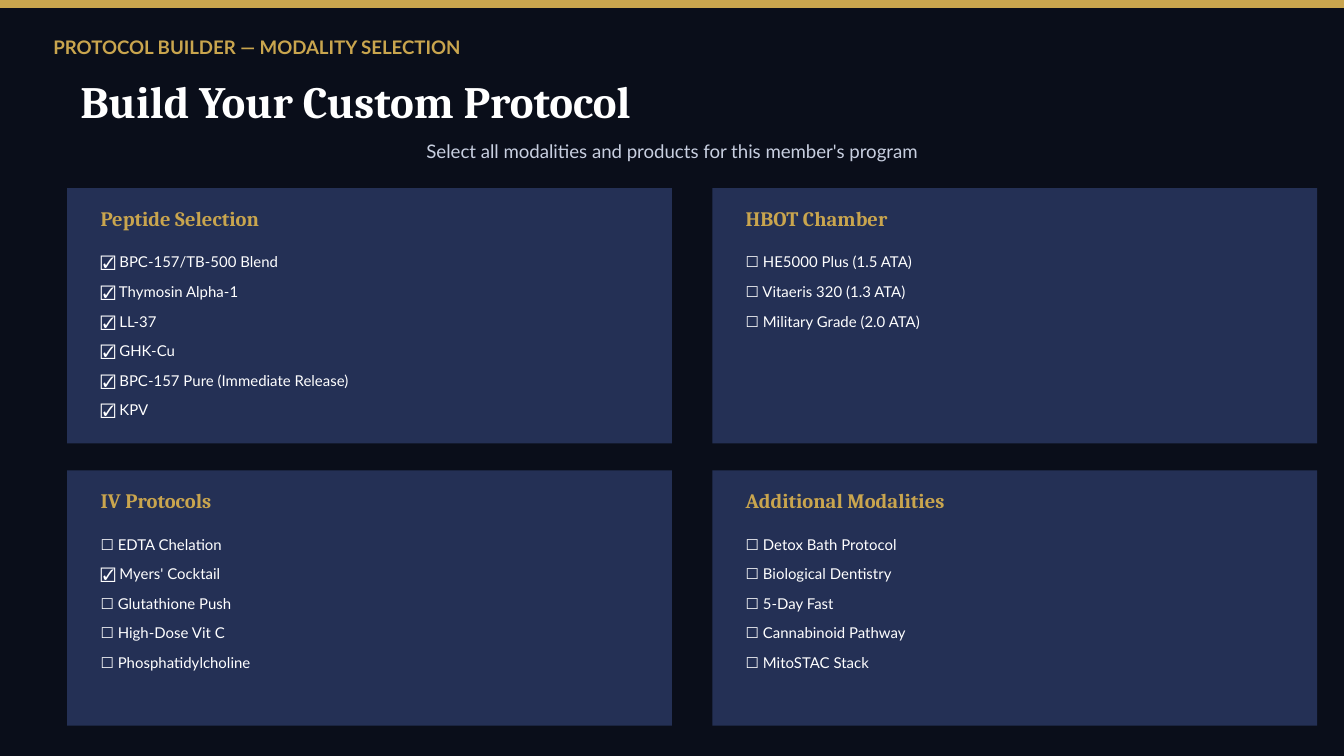
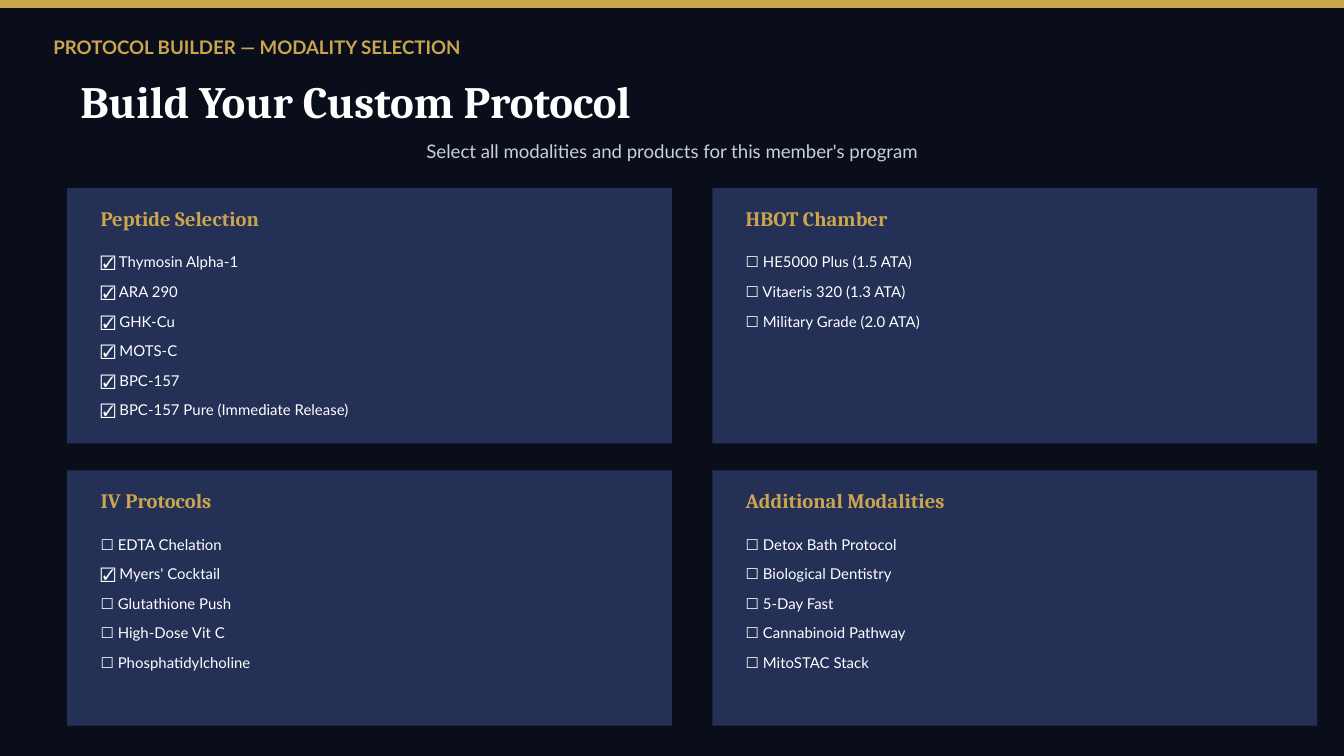
Before and after one commit to bfiveash22/ALLIO-ON-REPLIT, a slide deck: slide 35 of artifacts/api-server/generated-protocols/Annette_Gomer_Protocol_Presentation.pptx (slide 26 before the commit). Drawn at 1344x756 pixels with LibreOffice and Linux fonts; fonts in the diff are those of the drawing. Boxes give left, top, right and bottom in pixels: in the first picture for what was removed or moved away, otherwise in the second. Text is boxed around its words. In the diff, an @@ line names an element or a change of style, - is before the commit and + after.

```diff
--- a/artifacts/api-server/generated-protocols/Annette_Gomer_Protocol_Presentation.pptx
+++ b/artifacts/api-server/generated-protocols/Annette_Gomer_Protocol_Presentation.pptx
@@ text "☑ Thymosin Alpha-1": place and size @@
-text "☑ Thymosin Alpha-1" at box(119, 286, 238, 300)
+text "☑ Thymosin Alpha-1" at box(119, 256, 238, 270)
@@ text removed at box(119, 256, 278, 268) @@
-☑ BPC-157/TB-500 Blend
@@ text added at box(119, 286, 178, 297), 8 pt, text #FFFFFF @@
+☑ ARA 290
@@ text "☑ GHK-Cu": place and size @@
-text "☑ GHK-Cu" at box(119, 345, 175, 356)
+text "☑ GHK-Cu" at box(119, 316, 175, 327)
@@ text removed at box(119, 316, 156, 327) @@
-☑ LL-37
@@ text added at box(119, 345, 177, 356), 8 pt, text #FFFFFF @@
+☑ MOTS-C
@@ text at box(119, 375, 179, 386): text changed @@
-☑ BPC-157 Pure (Immediate Release)
+☑ BPC-157
@@ text at box(119, 403, 349, 417): text changed @@
-☑ KPV
+☑ BPC-157 Pure (Immediate Release)
```
Also in this commit, not shown: 11 other slides changed, 10 slides added, 1 slide removed, 11 other files.
